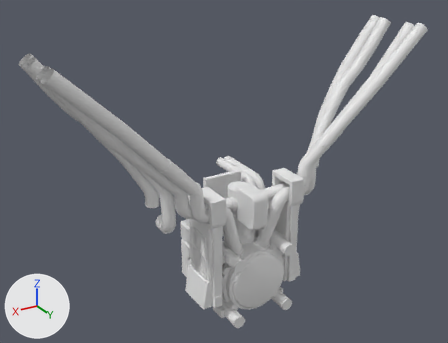
Before and after pictures for a commit that changed the FBX model Static Meshes/Trap/Trap Tower/Originals/TrapTower.fbx.
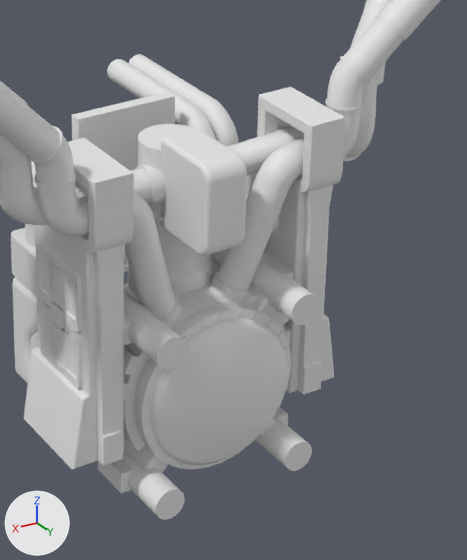
There are two pictures of each version: one whole from a 50 mm lens placed at (43.1, 50.8, 28.9), pointed at (8.8, -6.4, 0.3), one close up on the part from 39% to 78% of the width and 40% to 100% of the height. The axes (+X, +Y, +Z) are drawn at lower left. The lights are the same throughout. Where no turn or scale is listed for an object, it has been applied to the vertices. Vertices at the same position are counted once.

Names of what the first close-up shows: 'Trap_tower'.
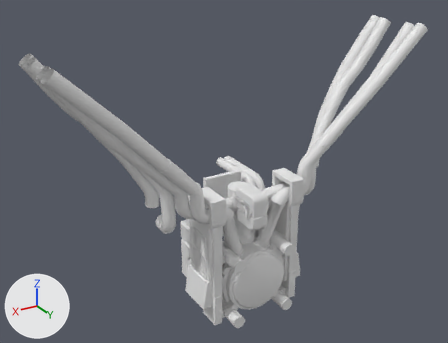
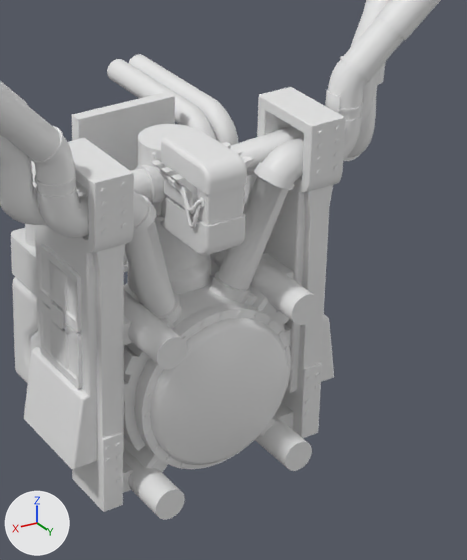
Pixel boxes [x1, y1, x2, y2] of what changed, in the close-ups (467 x 560 px):
part 1 of me_mesh, added: after [153, 152, 202, 228]
part 2 of me_mesh, added: after [152, 153, 202, 212]
part 3 of me_mesh, added: after [222, 142, 253, 169]
part 4 of me_mesh, added: after [151, 160, 197, 215]
part 5 of me_mesh, built on: before [0, 82, 375, 493]; after [0, 82, 375, 512]

The change, as a diff of the scene's bpy script:
```diff
--- a/Static Meshes/Trap/Trap Tower/Originals/TrapTower.fbx.py
+++ b/Static Meshes/Trap/Trap Tower/Originals/TrapTower.fbx.py
@@ me_mesh @@
 # used by ob_trap_tower; location = (0.0, 0.0, 0.0)
-me_mesh.from_pydata(...)  # 18154 vertices, 18102 faces; spans x -13.8..30.4, y -14.4..1.9, z -15.4..16.6
+me_mesh.from_pydata(...)  # 21164 vertices, 20692 faces; spans x -13.8..30.4, y -14.4..1.9, z -15.4..16.6
+# me_mesh part 1: a new loose piece of 384 vertices spanning x 9.2..9.7, y -2.9..0.2, z -3.0..-0.7
+# me_mesh part 2: a new loose piece of 348 vertices spanning x 9.2..9.8, y -2.8..0.2, z -2.2..-0.6
+# me_mesh part 3: a new loose piece of 144 vertices spanning x 6.4..7.4, y -2.4..-0.2, z -2.5..-0.7
+# me_mesh part 4: a new loose piece of 144 vertices spanning x 9.2..10.2, y -2.4..-0.2, z -2.5..-0.7
+# me_mesh part 5: 423 vertices moved from x -0.8..17.4, y -2.5..0.3, z -15.1..0.4 to x -0.8..17.4, y -2.5..0.3, z -15.1..1.0; 154 vertices removed from x 0.5..16.1, y -2.3..0.3, z -12.8..0.4; 816 vertices added at x 0.5..16.1, y -2.8..0.7, z -15.1..1.0
```
